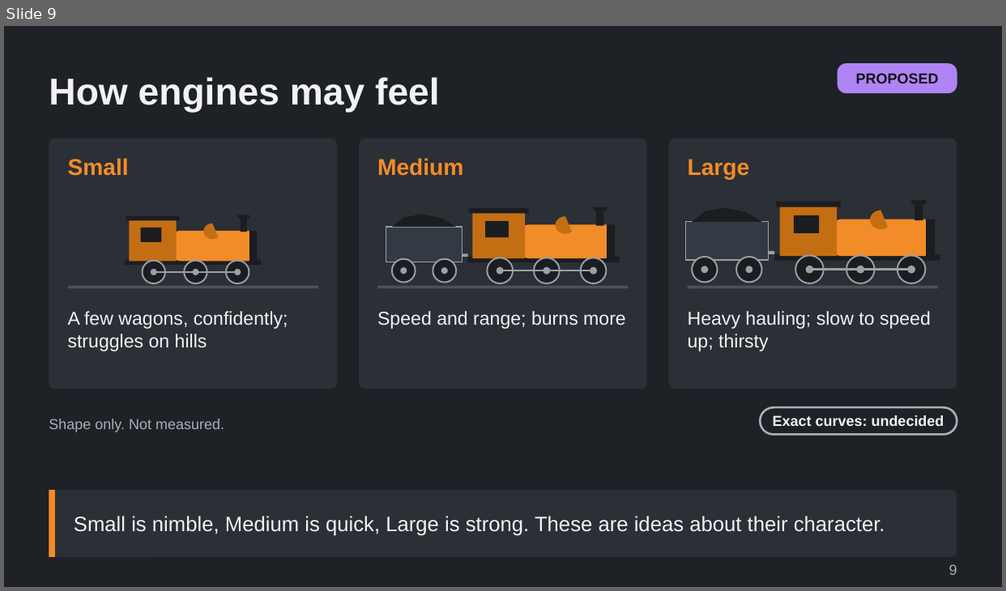
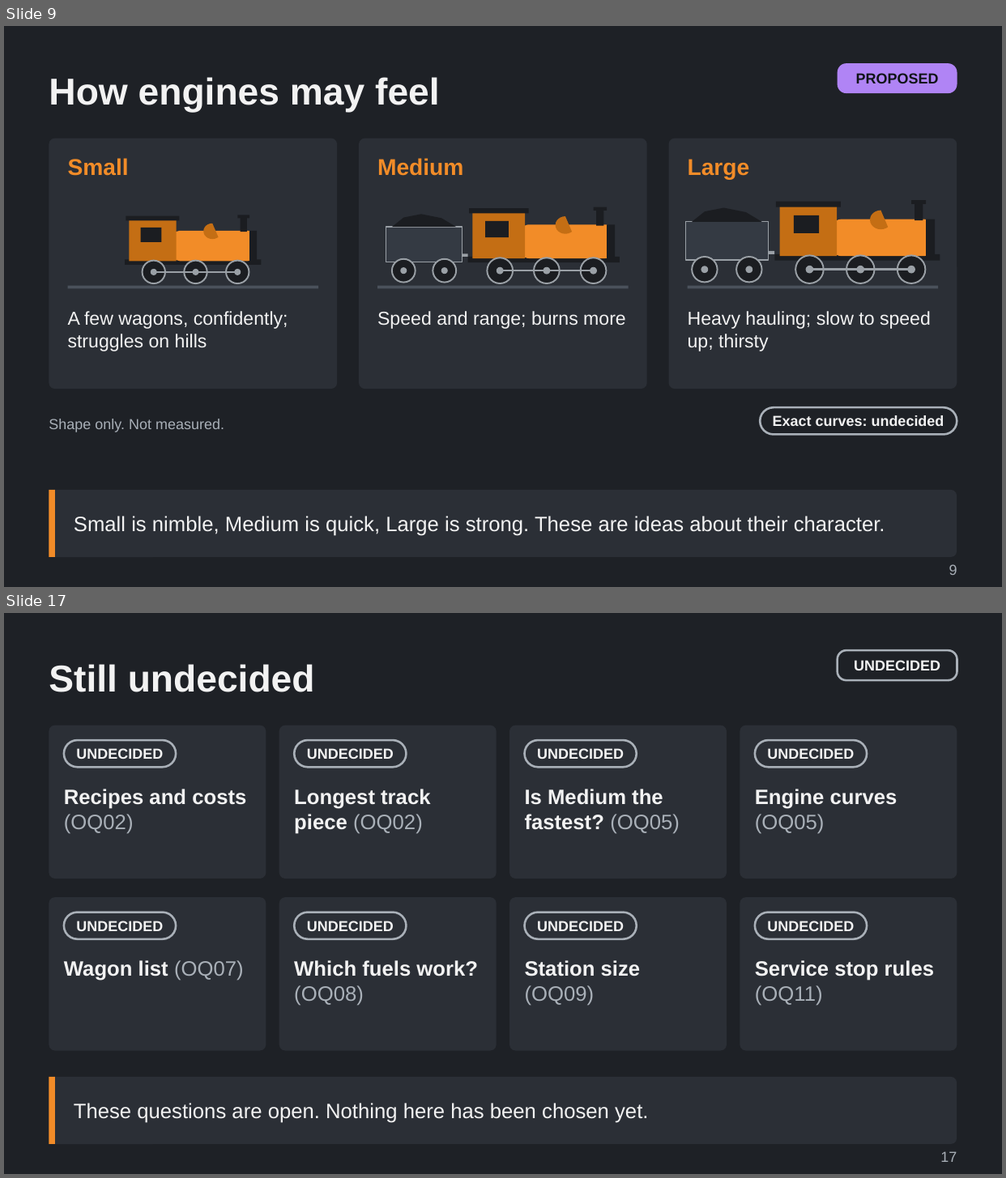
Before and after one commit to Tarenkookoo/Satisfactory---Early-Locomotion, a slide deck: Reporting/Claude Presents/Deck9_Balance/How_the_Mod_Is_Balanced_Explained.pptx. Shown one above the other, each under a label of ours: slide 9 before the commit, slides 9 and 17 after it; the slides between them are not shown. The pictures are 1006x591 and 1006x1178 pixels, drawn with LibreOffice and Linux fonts; fonts in the diff are those of the drawing. Boxes give left, top, right and bottom in pixels: in the first picture for what was removed or moved away, otherwise in the second. Text is boxed around its words. In the diff, an @@ line names an element or a change of style, - is before the commit and + after.

```diff
--- a/Reporting/Claude Presents/Deck9_Balance/How_the_Mod_Is_Balanced_Explained.pptx
+++ b/Reporting/Claude Presents/Deck9_Balance/How_the_Mod_Is_Balanced_Explained.pptx
@@ slide 17 added at (4, 613, 1002, 1174), background #1E2126 @@
@@ rounded rectangle added at (837, 650, 957, 680), outline #A9B0B8 2 pt, 14 pt, text #F2F2F2, bold @@
+UNDECIDED
@@ title added at (49, 664, 315, 692), 36 pt, text #F2F2F2, bold @@
+Still undecided
@@ rounded rectangle added at (49, 726, 266, 879), fill #2B2F36 @@
@@ rounded rectangle added at (279, 726, 496, 879), fill #2B2F36 @@
@@ rounded rectangle added at (509, 726, 727, 879), fill #2B2F36 @@
@@ rounded rectangle added at (740, 726, 957, 879), fill #2B2F36 @@
@@ rounded rectangle added at (64, 740, 177, 767), outline #A9B0B8 2 pt, 14 pt, text #F2F2F2, bold @@
+UNDECIDED
@@ rounded rectangle added at (295, 740, 407, 767), outline #A9B0B8 2 pt, 14 pt, text #F2F2F2, bold @@
+UNDECIDED
@@ rounded rectangle added at (524, 740, 637, 767), outline #A9B0B8 2 pt, 14 pt, text #F2F2F2, bold @@
+UNDECIDED
@@ rounded rectangle added at (755, 740, 867, 767), outline #A9B0B8 2 pt, 14 pt, text #F2F2F2, bold @@
+UNDECIDED
@@ text added at (64, 789, 246, 834), 20 pt, text #F2F2F2, bold @@
+Recipes and costs (OQ02)
@@ text added at (294, 789, 430, 834), 20 pt, text #F2F2F2, bold @@
+Longest track piece (OQ02)
@@ text added at (525, 789, 680, 834), 20 pt, text #F2F2F2, bold @@
+Is Medium the fastest? (OQ05)
@@ text added at (755, 789, 897, 834), 20 pt, text #F2F2F2, bold @@
+Engine curves (OQ05)
@@ rounded rectangle added at (49, 897, 266, 1051), fill #2B2F36 @@
@@ rounded rectangle added at (279, 897, 496, 1051), fill #2B2F36 @@
@@ rounded rectangle added at (509, 897, 727, 1051), fill #2B2F36 @@
@@ rounded rectangle added at (740, 897, 957, 1051), fill #2B2F36 @@
@@ rounded rectangle added at (64, 913, 177, 939), outline #A9B0B8 2 pt, 14 pt, text #F2F2F2, bold @@
+UNDECIDED
@@ rounded rectangle added at (295, 913, 407, 939), outline #A9B0B8 2 pt, 14 pt, text #F2F2F2, bold @@
+UNDECIDED
@@ rounded rectangle added at (524, 913, 637, 939), outline #A9B0B8 2 pt, 14 pt, text #F2F2F2, bold @@
+UNDECIDED
@@ rounded rectangle added at (755, 913, 867, 939), outline #A9B0B8 2 pt, 14 pt, text #F2F2F2, bold @@
+UNDECIDED
@@ text added at (64, 960, 244, 981), 20 pt, text #F2F2F2, bold @@
+Wagon list (OQ07)
@@ text added at (294, 960, 478, 1006), 20 pt, text #F2F2F2, bold @@
+Which fuels work? (OQ08)
@@ text added at (525, 960, 641, 1006), 20 pt, text #F2F2F2, bold @@
+Station size (OQ09)
@@ text added at (755, 960, 934, 1006), 20 pt, text #F2F2F2, bold @@
+Service stop rules (OQ11)
@@ rounded rectangle added at (49, 1077, 957, 1144), fill #2B2F36 @@
@@ rectangle added at (49, 1077, 55, 1144), fill #F28C28 @@
@@ text added at (74, 1103, 648, 1123), 20 pt, text #F2F2F2 @@
+These questions are open. Nothing here has been chosen yet.
@@ text added at (940, 1152, 957, 1162), 14 pt, text #A9B0B8 @@
+17
```
Also in this commit, not shown: 8 other slides added, 3 other files.
